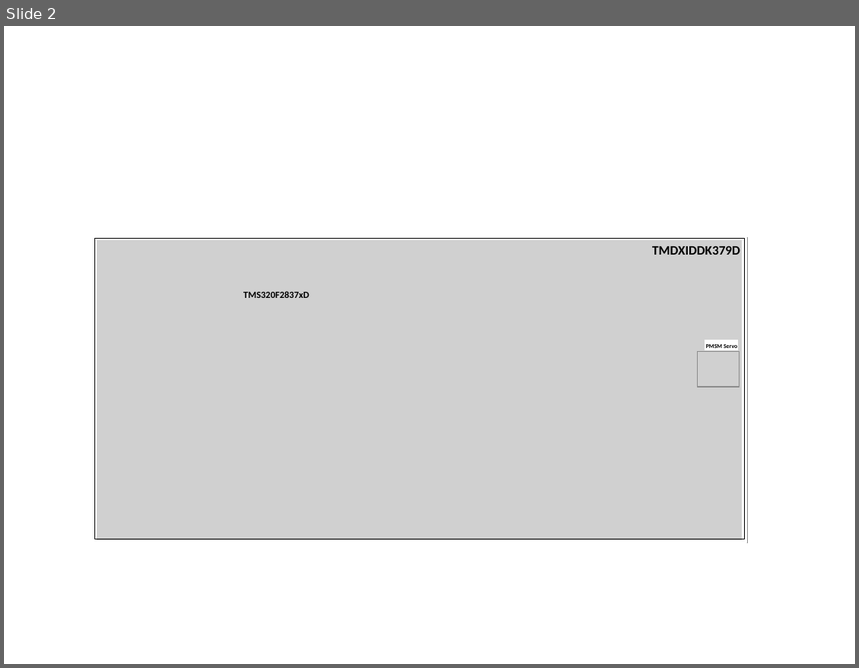
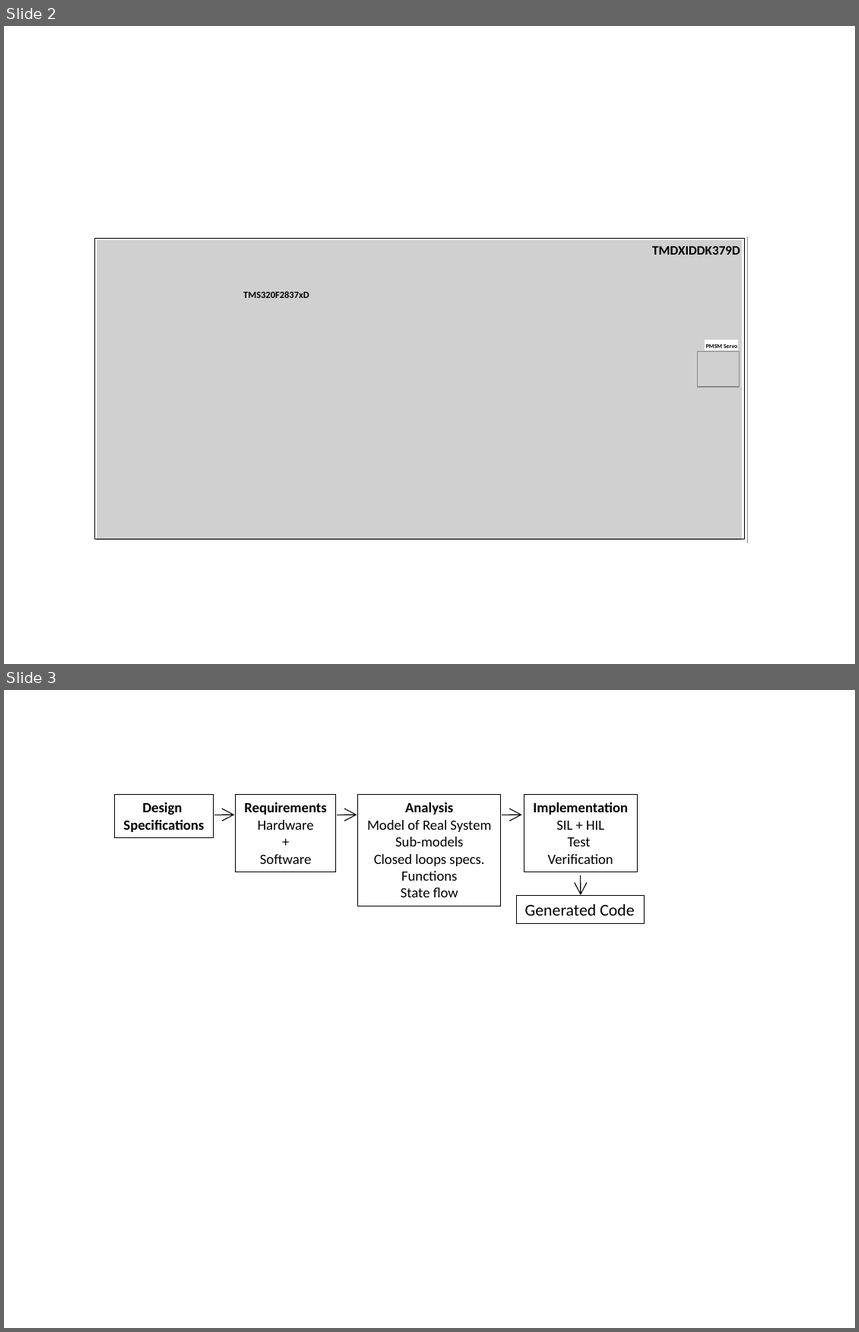
Before and after one commit to SerhatOzkucuk/PhD-Works, a slide deck: Parameter Estimation Works/Embedded coder Paper/IEEETransactions_Word/Figures_embedded coder paper.pptx. Shown one above the other, each under a label of ours: slide 2 before the commit, slides 2 and 3 after it. The pictures are 859x668 and 859x1332 pixels, drawn with LibreOffice and Linux fonts; fonts in the diff are those of the drawing; grey boxes stand for pictures. Boxes give left, top, right and bottom in pixels: in the first picture for what was removed or moved away, otherwise in the second. Text is boxed around its words. In the diff, an @@ line names an element or a change of style, - is before the commit and + after.

```diff
--- a/Parameter Estimation Works/Embedded coder Paper/IEEETransactions_Word/Figures_embedded coder paper.pptx
+++ b/Parameter Estimation Works/Embedded coder Paper/IEEETransactions_Word/Figures_embedded coder paper.pptx
@@ slide 3 added at <box>4,690,855,1328</box>, background #FFFFFF @@
@@ rectangle added at <box>115,795,214,837</box>, outline #000000 0.75 pt, 12 pt, text #000000, bold @@
+Design
+Specifications
@@ rectangle added at <box>236,795,336,872</box>, outline #000000 0.75 pt, 12 pt, text #000000 @@
+Requirements
+Hardware
++
+Software
@@ rectangle added at <box>358,795,501,906</box>, outline #000000 0.75 pt, 12 pt, text #000000 @@
+Analysis
+Model of Real System
+Sub-models
+Closed loops specs.
+Functions
+State flow
@@ rectangle added at <box>524,795,637,872</box>, outline #000000 0.75 pt, 12 pt, text #000000 @@
+Implementation
+SIL + HIL
+Test
+Verification
@@ arrow added from (215, 815) to (235, 815), #000000 0.75 pt @@
@@ arrow added from (337, 815) to (357, 815), #000000 0.75 pt @@
@@ arrow added from (502, 815) to (522, 815), #000000 0.75 pt @@
@@ arrow added from (581, 875) to (581, 895), #000000 0.75 pt @@
@@ rectangle added at <box>516,895,644,924</box>, outline #000000 0.75 pt, 14 pt, text #000000 @@
+Generated Code
```
Also in this commit, not shown: 15 other files.
